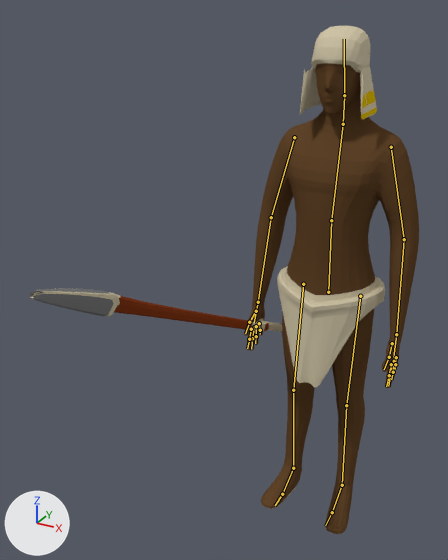
What one commit did to the Blender file RTS Dev Project/Assets/Models/Characters/egipcians/egyptians_soldier.blend.
Camera for both pictures: a camera (50 mm lens) standing at (1.97, -5.87, 8.5) and looking at (-0.81, -0.81, 5.97). Arrows for +X, +Y and +Z are at lower left; the lights stay in place. The bones that bend it are drawn over the model as lines.

Names of what the first picture shows: 'human'.
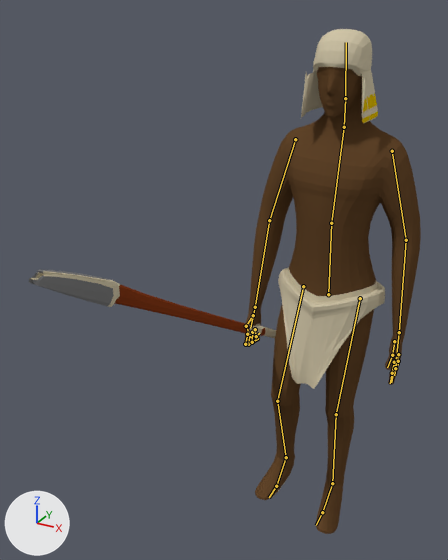
The newer file adds an action. The first version stands in its rest pose; the second is drawn at frame 0 of the action 'standby'.

The change in detail:
Bone 'torso' (bone_torso) moves from (0.0, 0.0, 0.0) to (0.0, -0.018, -0.002).
Bone 'lower thumb.R' (bone_lower_thumb_r) turns from (0, 0, 0) to (-9, 24, 34) degrees about its own x, y and z.
Bone 'lower middle.R' (bone_lower_middle_r) moves from (0.0, 0.0, 0.0) to (-0.025, 0.002, -0.018).
Bone 'lower middle.R' (bone_lower_middle_r) turns from (0, 0, 0) to (-21, 53, 111) degrees about its own x, y and z.
Bone 'lower index.R' (bone_lower_index_r) moves from (0.0, 0.0, 0.0) to (-0.047, 0.044, -0.052).
Bone 'lower index.R' (bone_lower_index_r) turns from (0, 0, 0) to (-6, 61, 116) degrees about its own x, y and z.
Bone 'lower ring.R' (bone_lower_ring_r) moves from (0.0, 0.0, 0.0) to (0.007, -0.037, 0.01).
Bone 'lower ring.R' (bone_lower_ring_r) turns from (0, 0, 0) to (-32, 46, 108) degrees about its own x, y and z.
Bone 'lower pinky.R' (bone_lower_pinky_r) moves from (0.0, 0.0, 0.0) to (-0.063, -0.032, -0.038).
Bone 'lower pinky.R' (bone_lower_pinky_r) turns from (0, 0, 0) to (50, 33, -105) degrees about its own x, y and z.
Bone 'lower arm ik.L' (bone_lower_arm_ik_l) moves from (0.0, 0.0, 0.0) to (-0.002, 0.084, 0.014).
Bone 'upper arm ik.L' (bone_upper_arm_ik_l) moves from (0.0, 0.0, 0.0) to (0.0, 0.055, -0.002).
Bone 'leg control.L' (bone_leg_control_l) moves from (0.0, 0.0, 0.0) to (0.063, 0.053, 0.052).
Bone 'lower arm ik.R' (bone_lower_arm_ik_r) moves from (0.0, 0.0, 0.0) to (0.006, -0.073, -0.011).
Bone 'upper arm ik.R' (bone_upper_arm_ik_r) moves from (0.0, 0.0, 0.0) to (0.0, -0.031, -0.002).
Bone 'leg control.R' (bone_leg_control_r) moves from (0.0, 0.0, 0.0) to (0.056, 0.032, 0.128).

Location of each change, [x1, y1, x2, y2] in pixels of the pictures (448 x 560 px):
'human', posed
    before: [29, 26, 419, 534]
    after: [29, 29, 421, 534]
bone 'torso', root to tip
    before: (328, 292) to (331, 220)
    after: (328, 294) to (331, 223)
bone 'lower thumb.R', root to tip
    before: (249, 322) to (245, 333)
    after: (246, 326) to (251, 337)
bone 'lower middle.R', root to tip
    before: (252, 338) to (251, 349)
    after: (248, 344) to (258, 339)
bone 'lower index.R', root to tip
    before: (249, 339) to (247, 348)
    after: (245, 344) to (254, 340)
bone 'lower ring.R', root to tip
    before: (256, 336) to (255, 343)
    after: (252, 342) to (258, 338)
bone 'lower pinky.R', root to tip
    before: (260, 330) to (260, 334)
    after: (256, 336) to (259, 333)
